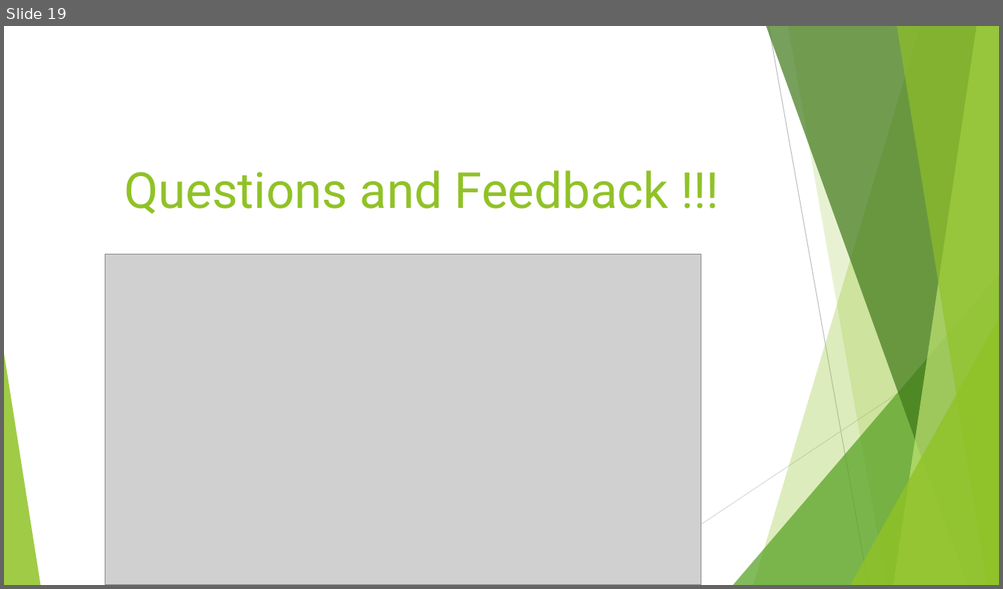
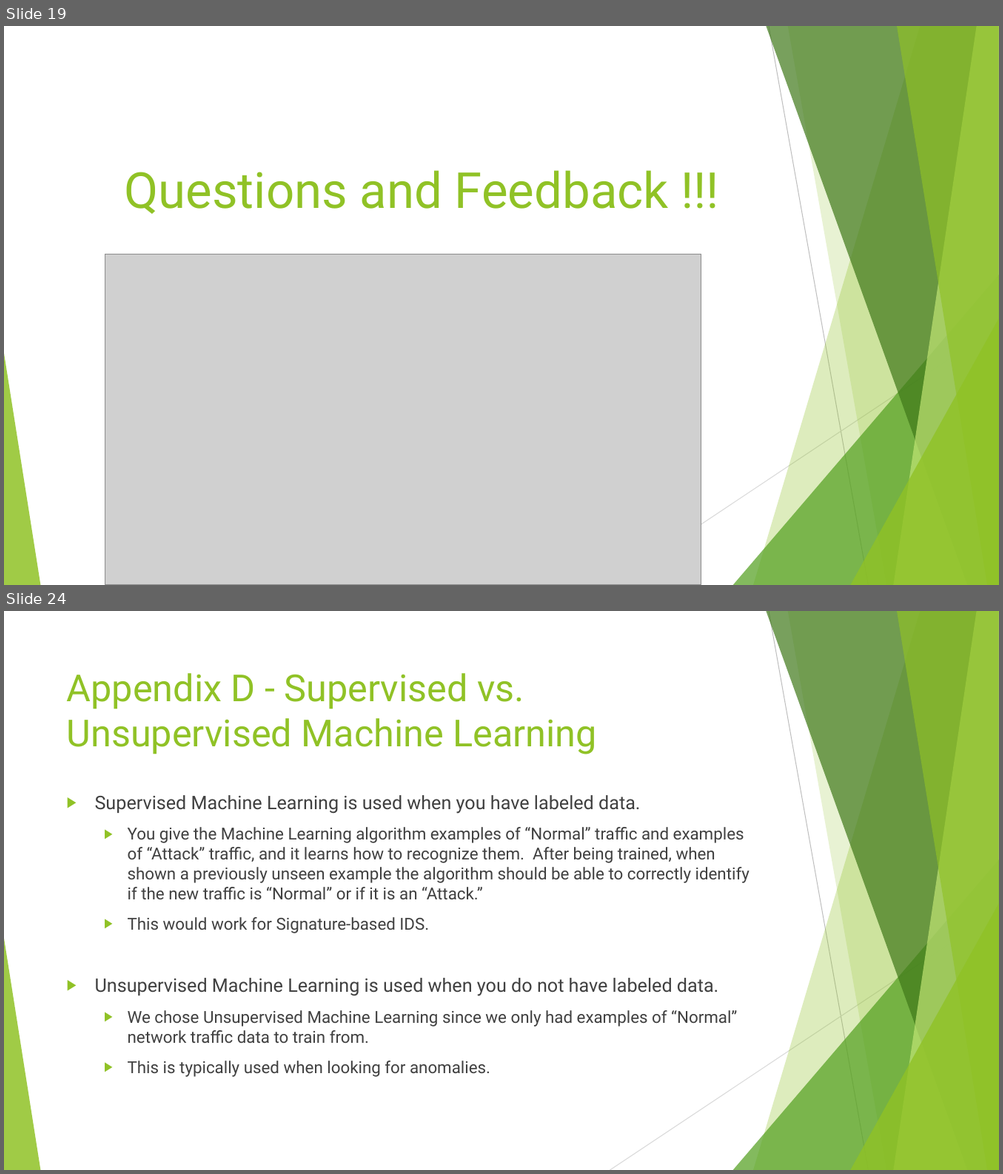
Before and after one commit to blynotes/CS6301_SDN, a slide deck: project_ppt.pptx. Shown one above the other, each under a label of ours: slide 19 before the commit, slides 19 and 24 after it; the slides between them are not shown. The pictures are 1003x589 and 1003x1174 pixels, drawn with LibreOffice and Linux fonts; fonts in the diff are those of the drawing; grey boxes stand for pictures. Boxes give left, top, right and bottom in pixels: in the first picture for what was removed or moved away, otherwise in the second. Text is boxed around its words. In the diff, an @@ line names an element or a change of style, - is before the commit and + after.

```diff
--- a/project_ppt.pptx
+++ b/project_ppt.pptx
@@ slide 24 added at (4,611,999,1170), background #FFFFFF; not listed: 10 template elements that a slide beside it also shows @@
@@ title added at (67,673,596,755), 36 pt, text #90C226 @@
+Appendix D - Supervised vs. Unsupervised Machine Learning
@@ text added at (95,795,749,1077), 16 pt, text #404040 @@
+▶ Supervised Machine Learning is used when you have labeled data.
+  ▶ You give the Machine Learning algorithm examples of “Normal” traffic and examples of “Attack” traffic, and it learns how to recognize them. After being trained, when shown a previously unseen example the algorithm should be able to correctly identify if the new traffic is “Normal” or if it is an “Attack.”
+  ▶ This would work for Signature-based IDS.
+▶ Unsupervised Machine Learning is used when you do not have labeled data.
+  ▶ We chose Unsupervised Machine Learning since we only had examples of “Normal” network traffic data to train from.
+  ▶ This is typically used when looking for anomalies.
```
Also in this commit, not shown: 7 slides changed, 15 other slides added, 11 slides removed.
